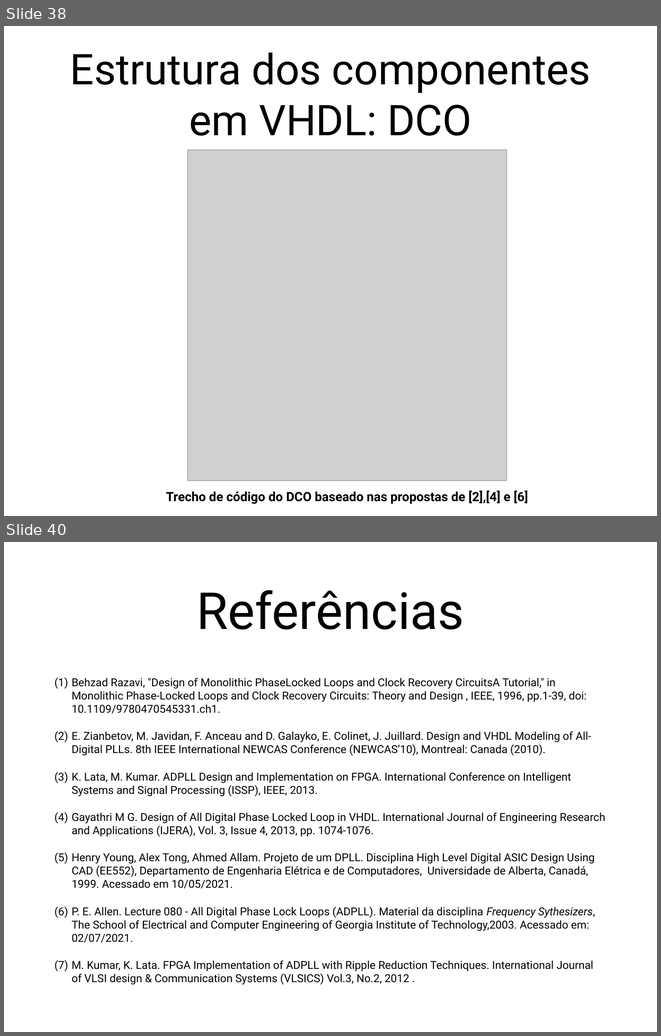
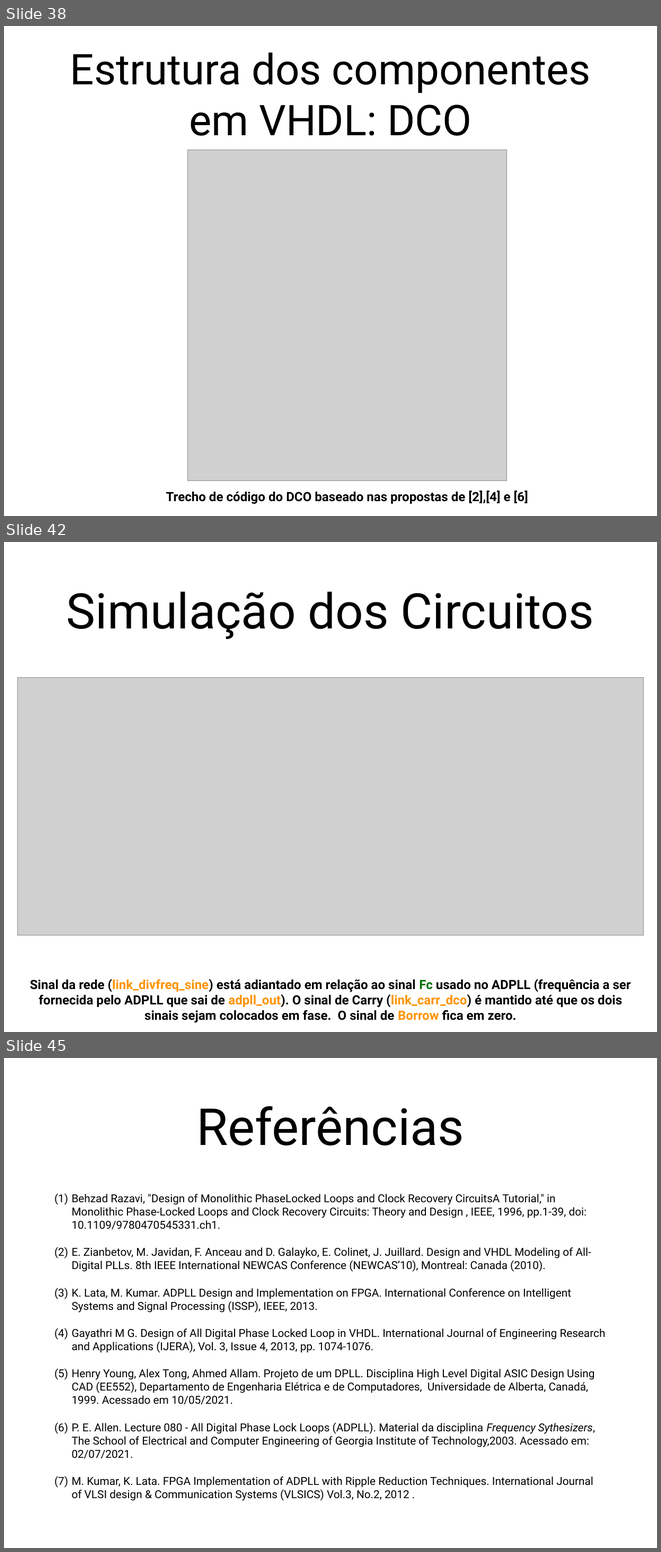
Before and after one commit to wwagner33/adpll-vhdl, a slide deck: trabalho-pll.pptx. Shown one above the other, each under a label of ours: slides 38 and 40 before the commit, slides 38, 42 and 45 after it; the slides between them are not shown. The pictures are 661x1036 and 661x1552 pixels, drawn with LibreOffice and Linux fonts; fonts in the diff are those of the drawing; grey boxes stand for pictures. Boxes give left, top, right and bottom in pixels: in the first picture for what was removed or moved away, otherwise in the second. Text is boxed around its words. In the diff, an @@ line names an element or a change of style, - is before the commit and + after.

Commit message:
DCO logic modified and ADPLL tested

```diff
--- a/trabalho-pll.pptx
+++ b/trabalho-pll.pptx
@@ slide 42 added at bbox=[4, 542, 657, 1032], background #FFFFFF @@
@@ title added at bbox=[67, 591, 594, 639], 76.8 pt, text #000000 @@
+Simulação dos Circuitos
@@ picture added at bbox=[18, 678, 644, 935] @@
@@ text added at bbox=[30, 979, 631, 1022], 20 pt, text #000000, bold @@
+Sinal da rede (link_divfreq_sine) está adiantado em relação ao sinal Fc usado no ADPLL (frequência a ser fornecida pelo ADPLL que sai de adpll_out). O sinal de Carry (link_carr_dco) é mantido até que os dois sinais sejam colocados em fase. O sinal de Borrow fica em zero.
@@ what was slide 40 is now slide 45 @@
```
Also in this commit, not shown: 1 slide changed, 4 other slides added, 4 other files.
